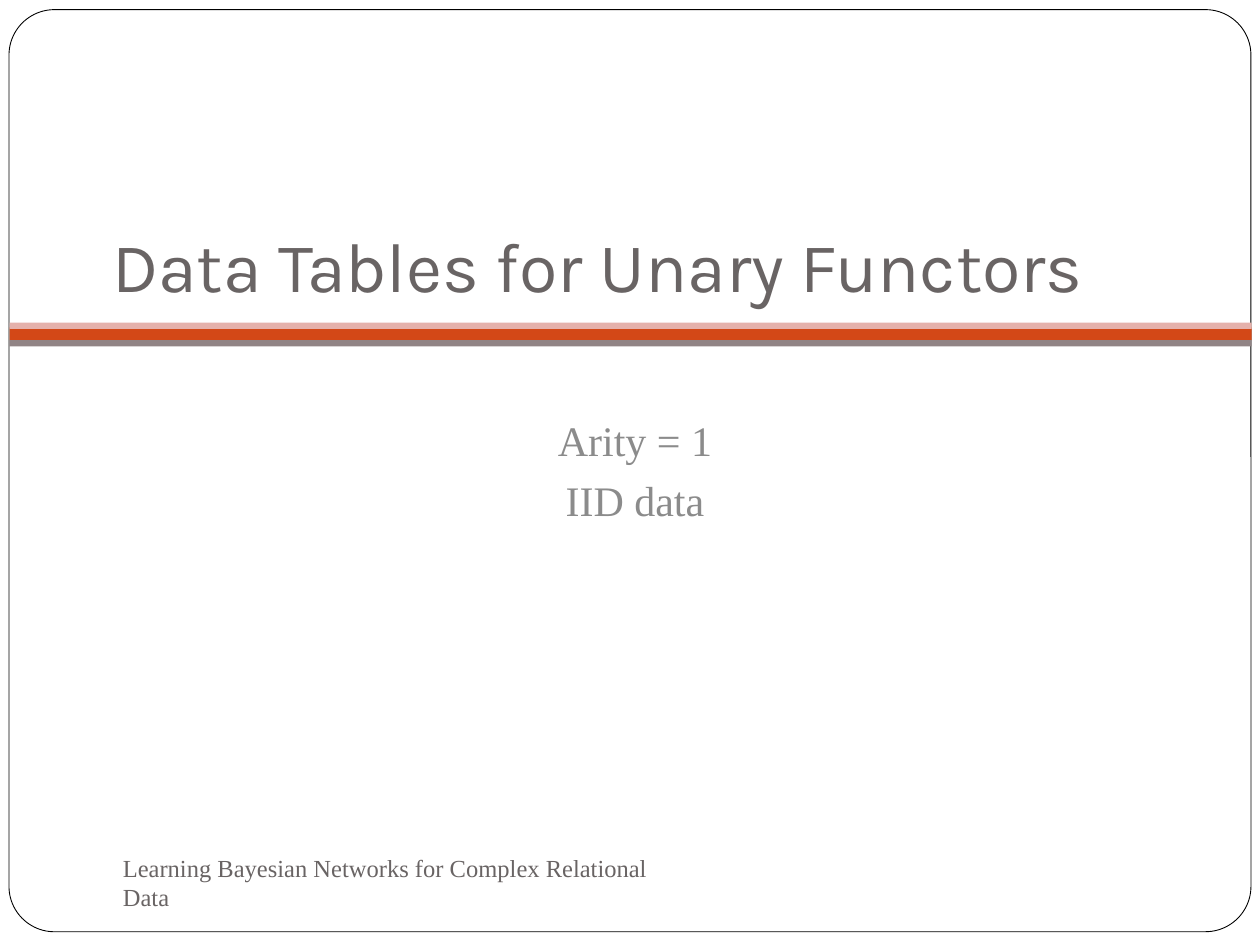
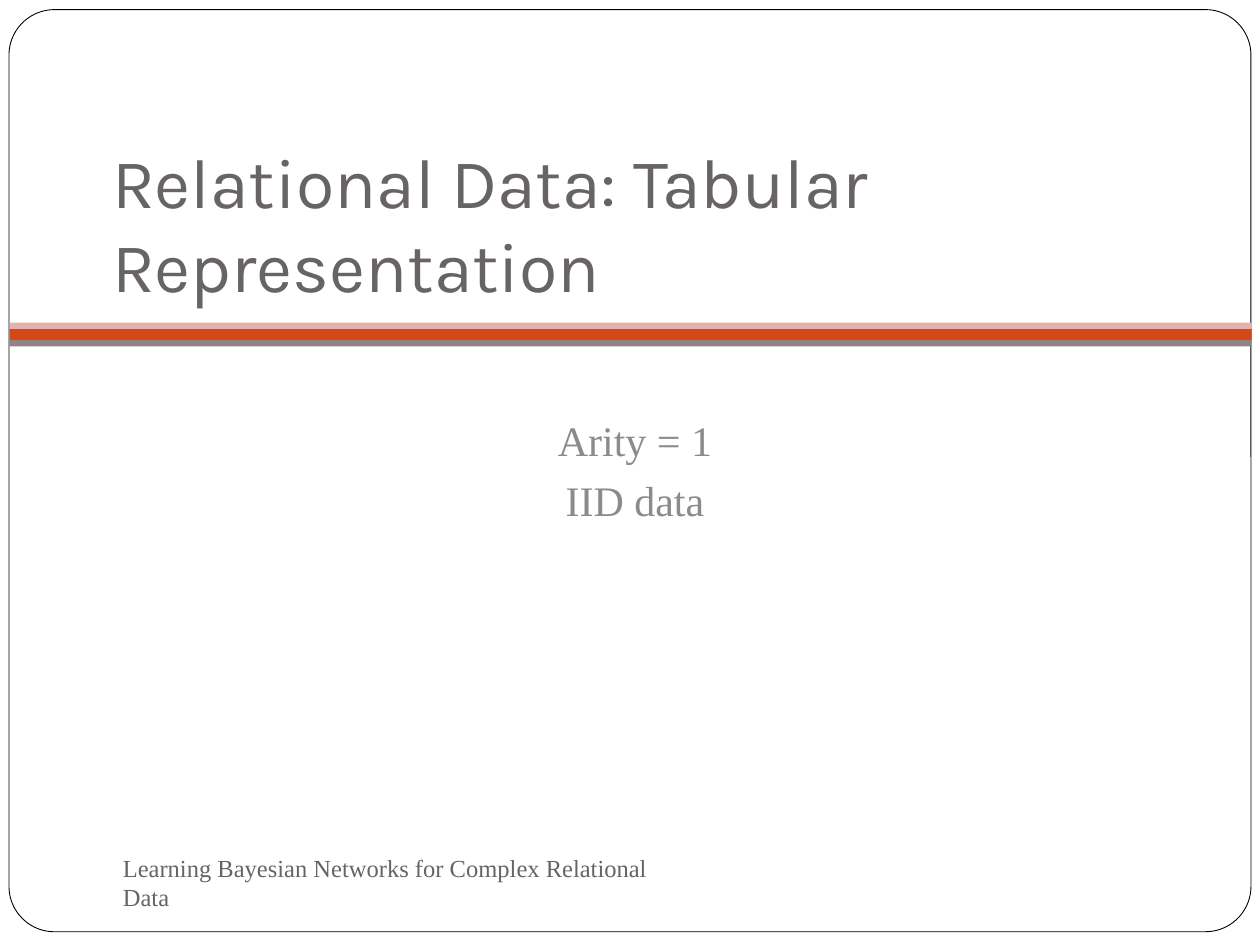
Before and after one commit to oschulte/srl-tutorial-slides, a slide deck: slide 38 of ch1-data.pptx. Drawn at 1260x945 pixels with LibreOffice and Linux fonts; fonts in the diff are those of the drawing; background and template pictures are left out. Boxes give left, top, right and bottom in pixels: in the first picture for what was removed or moved away, otherwise in the second. Text is boxed around its words. In the diff, an @@ line names an element or a change of style, - is before the commit and + after.

```diff
--- a/ch1-data.pptx
+++ b/ch1-data.pptx
@@ title at bbox=[112, 160, 867, 308]: text changed @@
-Data Tables for Unary Functors
+Relational Data: Tabular Representation
```
Also in this commit, not shown: 5 other slides changed, 1 other file.
